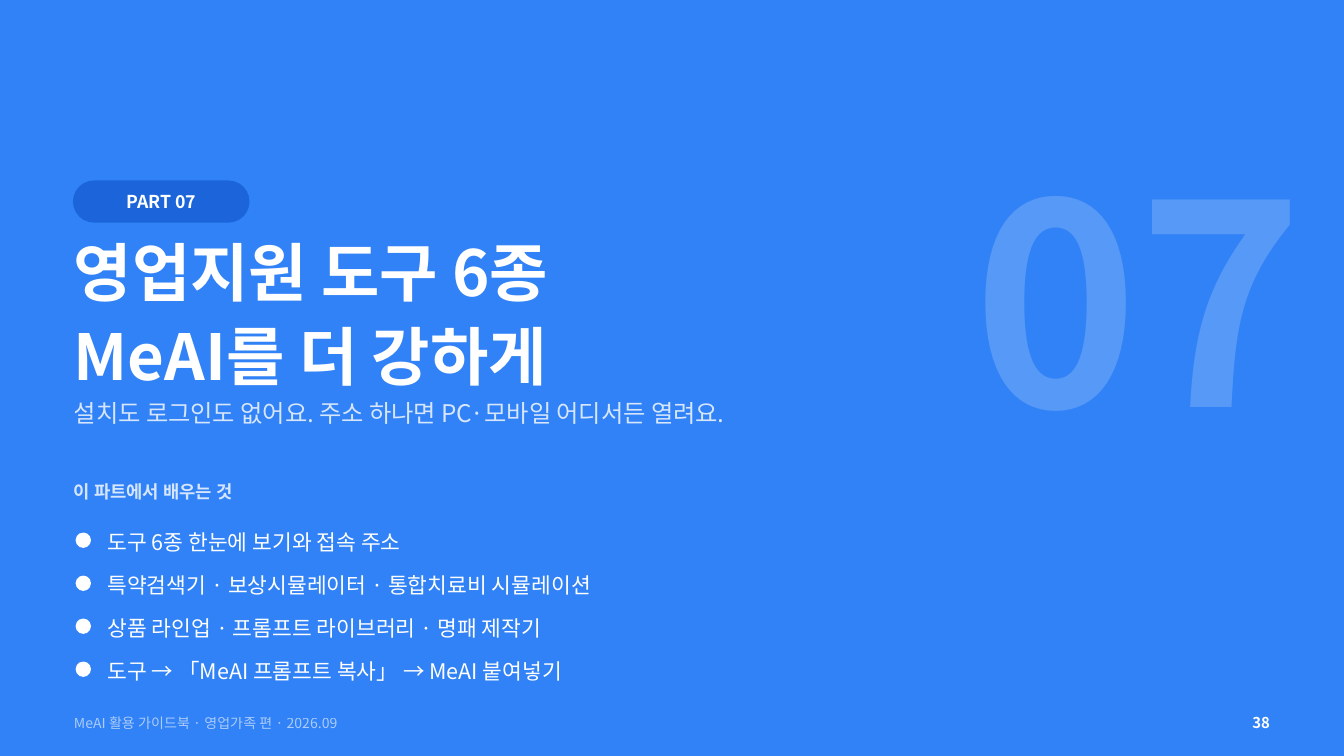
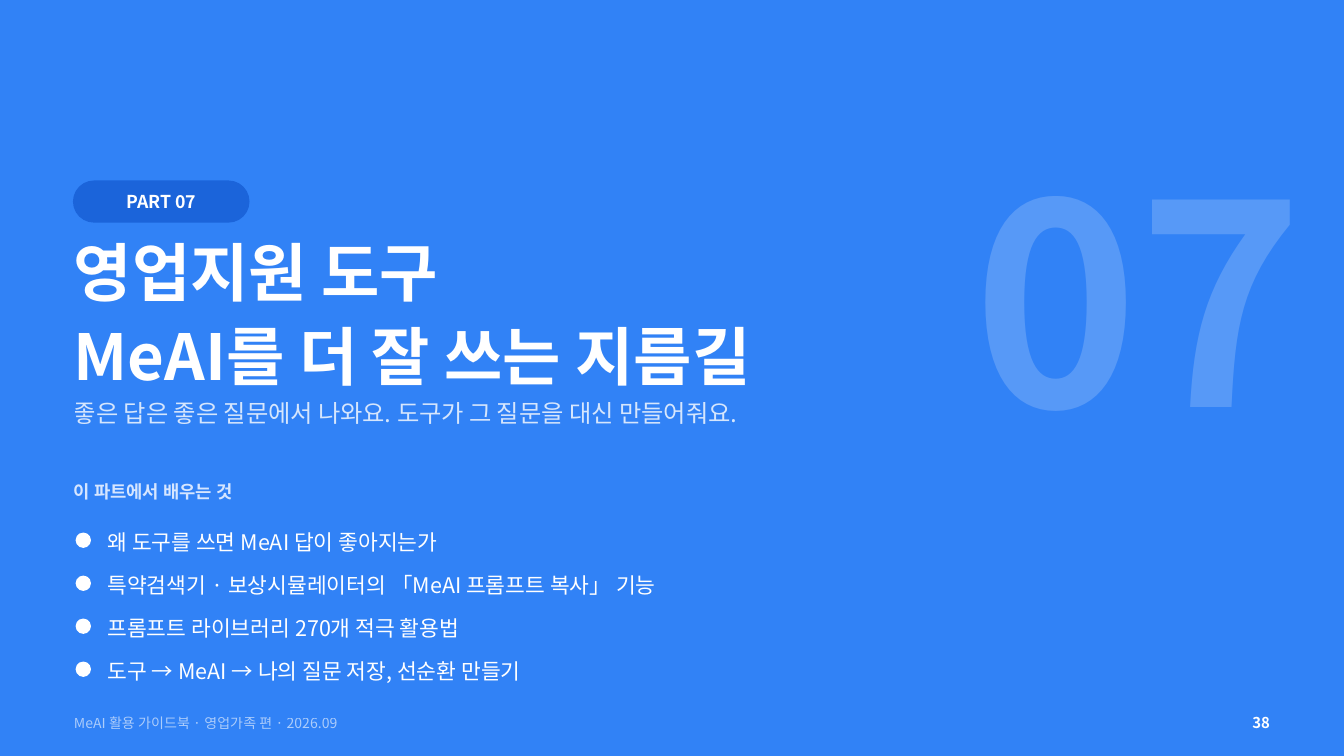
Before and after one commit to hunx11-sys/MeAI, a slide deck: slide 38 of docs/MeAI_활용가이드북_영업가족편_2026.09.pptx. Drawn at 1344x756 pixels with LibreOffice and Linux fonts; fonts in the diff are those of the drawing. Boxes give left, top, right and bottom in pixels: in the first picture for what was removed or moved away, otherwise in the second. Text is boxed around its words. In the diff, an @@ line names an element or a change of style, - is before the commit and + after.

```diff
--- a/docs/MeAI_활용가이드북_영업가족편_2026.09.pptx
+++ b/docs/MeAI_활용가이드북_영업가족편_2026.09.pptx
@@ text at (74,243,750,386): text changed @@
-영업지원 도구 6종
-MeAI를 더 강하게
+영업지원 도구
+MeAI를 더 잘 쓰는 지름길
@@ text at (74,402,737,424): text changed @@
-설치도 로그인도 없어요. 주소 하나면 PC·모바일 어디서든 열려요.
+좋은 답은 좋은 질문에서 나와요. 도구가 그 질문을 대신 만들어줘요.
@@ text at (107,532,437,552): text changed @@
-도구 6종 한눈에 보기와 접속 주소
+왜 도구를 쓰면 MeAI 답이 좋아지는가
@@ text at (107,575,656,595): text changed @@
-특약검색기 · 보상시뮬레이터 · 통합치료비 시뮬레이션
+특약검색기 · 보상시뮬레이터의 「MeAI 프롬프트 복사」 기능
@@ text at (107,618,459,638): text changed @@
-상품 라인업 · 프롬프트 라이브러리 · 명패 제작기
+프롬프트 라이브러리 270개 적극 활용법
@@ text at (107,661,520,683): text changed @@
-도구 → 「MeAI 프롬프트 복사」 → MeAI 붙여넣기
+도구 → MeAI → 나의 질문 저장, 선순환 만들기
```
Also in this commit, not shown: 14 other slides changed, 4 slides added, 1 slide removed, 1 other file.
